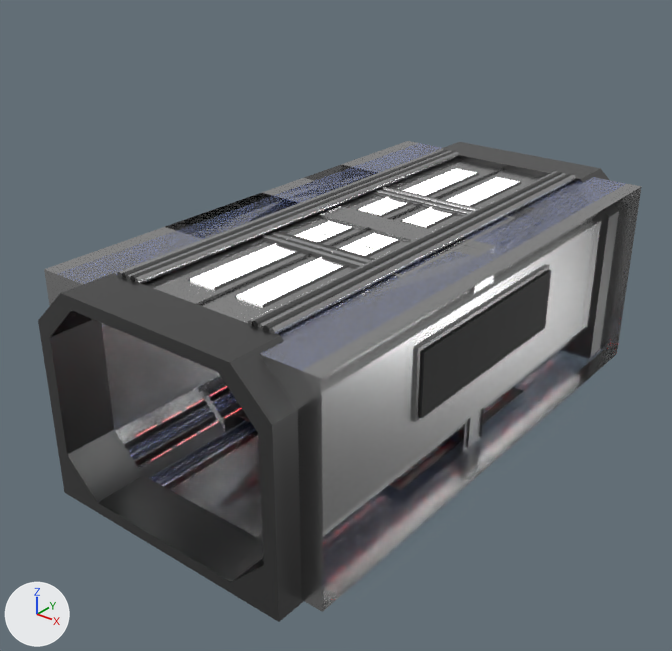
What one commit did to the FBX model ModelTransfer/untitled.fbx.
Rendered twice from a camera (50 mm lens) standing at (7.39, -10.18, 7.47) and looking at (-0.21, -0.68, 1.58). Every picture has the same lights, and +X, +Y and +Z are marked at lower left. Where no turn or scale is listed for an object, it has been applied to the vertices. Vertices at the same position are counted once.

The first picture shows 'DoorUpper', 'Hallway', 'Junction', 'JunctionWall'.
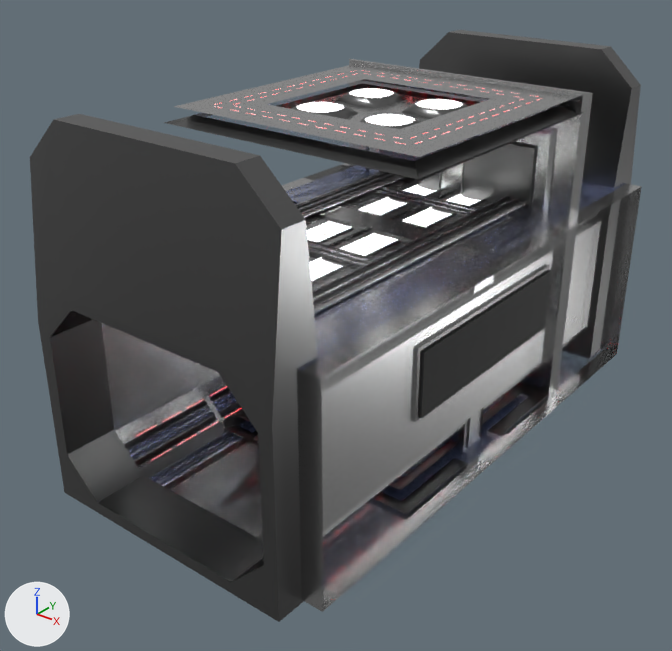
Commit message: Updates Environment

Diff of the bpy script that builds the scene:
```diff
--- a/ModelTransfer/untitled.fbx.py
+++ b/ModelTransfer/untitled.fbx.py
@@ me_cube_008 @@
 # used by ob_hallway; location = (0.0, 0.0, 0.0)
-me_cube_008.from_pydata(...)  # 2488 vertices, 1960 faces; spans x -2.25..2.25, y -4.39..4.39, z -0.11..3.11
+me_cube_008.from_pydata(...)  # 2508 vertices, 1980 faces; spans x -2.25..2.25, y -4.39..4.39, z -0.11..5.05
+# me_cube_008 part 1
+# 8 faces are deleted
+# 10 new vertices lie (0.0, 0.22, 2.0) away from vertices in x -1.94..1.94, y -4.39..3.61, z 2.52..3.05
+# 10 new vertices lie (0.0, -0.22, 2.0) away from vertices in x -1.94..1.94, y -3.61..4.39, z 2.52..3.05
+# 28 new faces join them, mat_hallmetaldark (dark grey #6e6e6e)
 me_cube_008.materials.append(mat_hallmetal)
@@ me_cube_009 @@
+me_cube_009.from_pydata(...)  # 2411 vertices, 2184 faces; spans x -2.04..2.04, y -2.04..2.04, z -0.13..4.72
+# faces by material slot: [1000, 576, 24, 440, 144]
+me_cube_009.materials.append(mat_hallmetal)  # light grey #c0c0c0
+me_cube_009.materials.append(mat_hallmetaldark)  # dark grey #6e6e6e
+me_cube_009.materials.append(mat_hallgrill)  # blue #acbeff
+me_cube_009.materials.append(mat_hallemis)  # white #ffffff
+me_cube_009.materials.append(mat_halllights)  # white #e7e7e7
@@ me_cube_011 @@
+me_cube_011.from_pydata(...)  # 120 vertices, 116 faces; spans x -2.1..2.1, y 1.92..2.02, z -0.24..4.78
+# faces by material slot: [76, 28, 1, 11]
+me_cube_011.materials.append(mat_hallmetal)  # light grey #c0c0c0
+me_cube_011.materials.append(mat_hallmetaldark)  # dark grey #6e6e6e
+me_cube_011.materials.append(mat_hallgrill)  # blue #acbeff
+me_cube_011.materials.append(mat_hallemis)  # white #ffffff
@@ ob_roomfloor @@
+ob_roomfloor = bpy.data.objects.new('RoomFloor', me_cube_009)
+ob_roomfloor.location = (0.0, 0.0, 0.0)
@@ ob_roomwall @@
+ob_roomwall = bpy.data.objects.new('RoomWall', me_cube_011)
+ob_roomwall.location = (0.0, 0.0, 0.0)
```

Pixel boxes (x1, y1, x2, y2) of what changed, in the pictures (672 x 651 px):
'Hallway', reshaped (23% taller): before (38, 141, 642, 622); after (30, 30, 642, 622)
'RoomFloor', added: after (164, 64, 582, 514)
    faces in mat_hallmetal (light grey #c0c0c0): (174, 64, 577, 157)
    faces in mat_hallmetaldark (dark grey #6e6e6e): (164, 83, 582, 514)
    faces in mat_hallgrill (blue #acbeff): (194, 79, 559, 501)
    faces in mat_halllights (white #e7e7e7): (297, 88, 463, 126)
    faces in mat_hallemis (white #ffffff): (214, 70, 542, 145)
'RoomWall', added: after (349, 59, 593, 397)
    faces in mat_hallmetal (light grey #c0c0c0): (349, 59, 593, 397)
    faces in mat_hallmetaldark (dark grey #6e6e6e): (380, 127, 558, 371)
part 1 of me_cube_008, built on: before (62, 142, 619, 425); after (30, 30, 641, 425)
